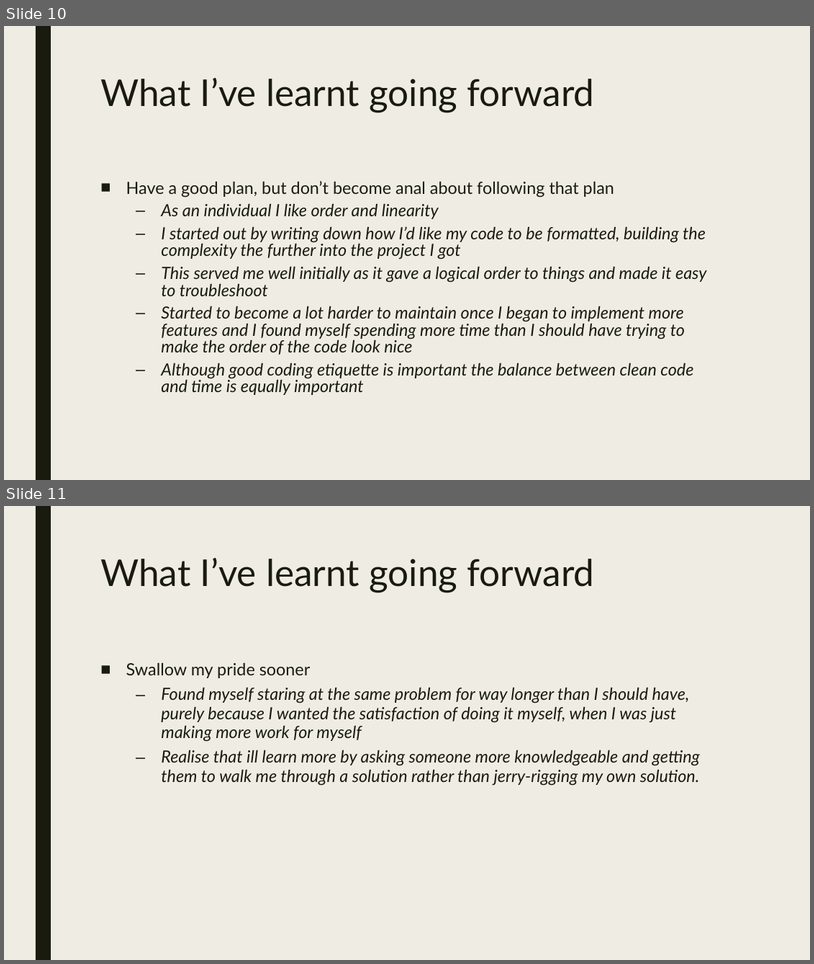
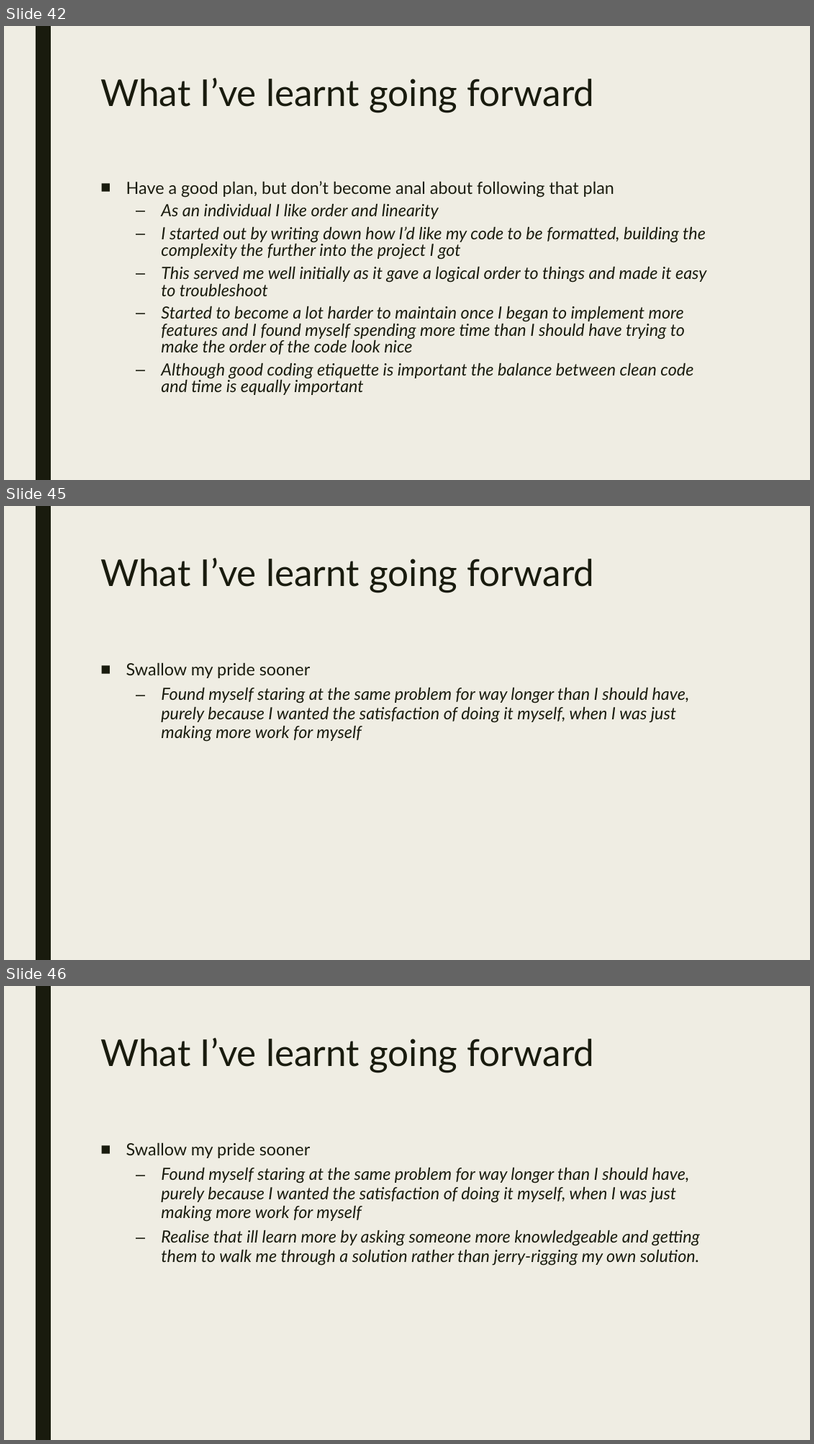
Before and after one commit to Sainsburys-bootcamp-2022/Aidan-Project, a slide deck: mini-project-presentation.pptx. Shown one above the other, each under a label of ours: slides 10 and 11 before the commit, slides 42, 45 and 46 after it; the slides between them are not shown. The pictures are 814x964 and 814x1444 pixels, drawn with LibreOffice and Linux fonts; fonts in the diff are those of the drawing. Boxes give left, top, right and bottom in pixels: in the first picture for what was removed or moved away, otherwise in the second. Text is boxed around its words. In the diff, an @@ line names an element or a change of style, - is before the commit and + after.

```diff
--- a/mini-project-presentation.pptx
+++ b/mini-project-presentation.pptx
@@ slide 45 added at <box>4,506,810,960</box>, background #EFEDE3; not listed: 1 template element that a slide beside it also shows @@
@@ title added at <box>100,558,594,592</box>, 44 pt, text #191B0E @@
+What I’ve learnt going forward
@@ text added at <box>126,662,690,741</box>, 20 pt, text #191B0E, italic @@
+■ Swallow my pride sooner
+  – Found myself staring at the same problem for way longer than I should have, purely because I wanted the satisfaction of doing it myself, when I was just making more work for myself
@@ what was slide 10 is now slide 42 @@
@@ what was slide 11 is now slide 46 @@
```
Also in this commit, not shown: 2 slides changed, 34 other slides added, 2 other files.
